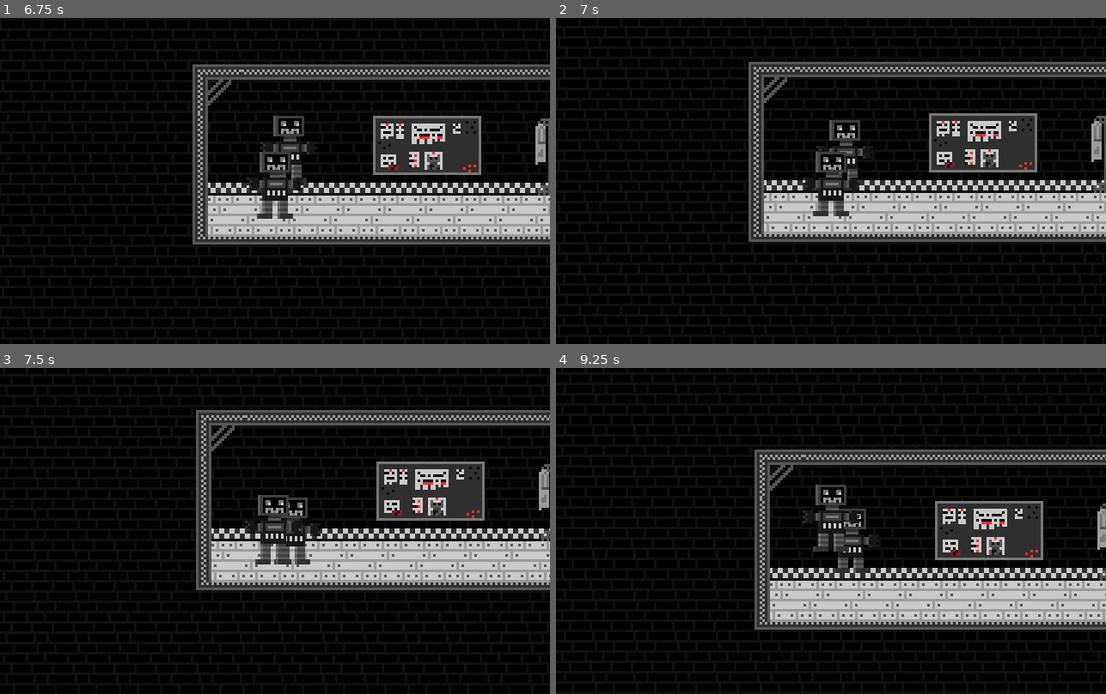
Above: before the commit, frames 1-4 (two rows, left to right).
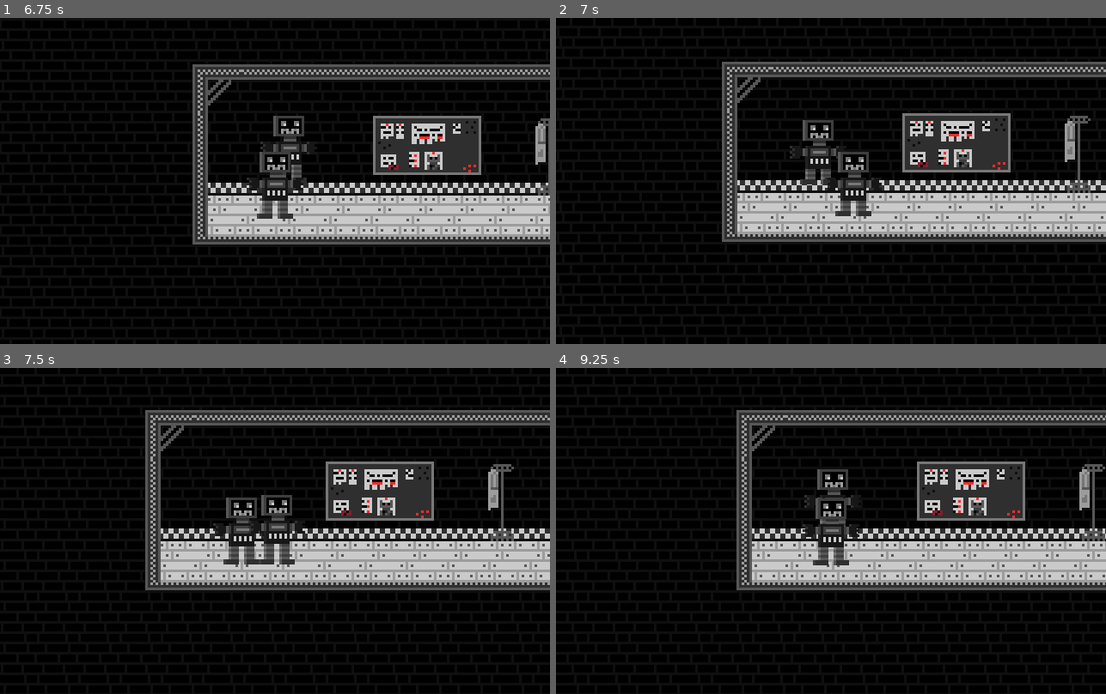
Above: after the commit, the same moments.

Repository: diabelnet/Time-Bounce
Game: Godot game, scene res://Scenes/level_1.tscn
Same seed, same stepped clock (60 frames per second), same inputs: the game is played once before the commit and once after it.
Inputs:
- Up to frame 1 (6.75 s): tap Q (Record_Clone_1) at 0.6, 1.55, 2.1, 2.85, 3.8, 4.35, 5.1, 6.05, 6.6 s; tap W (Jump) at 0.77, 1.52, 3.02, 3.77, 4.52, 6.02 s; tap E (Play_Clone_1) at 1.35, 3.6, 5.85 s
- Up to frame 2 (7 s): tap W (Jump) at 6.77 s
- Up to frame 3 (7.5 s): tap Q (Record_Clone_1) at 7.35 s
- Up to frame 4 (9.25 s): tap W (Jump) at 7.52, 9.02 s; tap E (Play_Clone_1) at 8.1 s; tap Q (Record_Clone_1) at 8.3, 8.85 s

Frame 1 is identical in both runs. In frame 2, 12% of the frame differs, in the area x 30-100%, y 13-69%; in frame 3, 13%; in frame 4, 32%, in the area x 32-100%, y 12-81%.

Commit message:
j

Diff:
--- a/Scenes/level_1.gd
+++ b/Scenes/level_1.gd
@@ -1,17 +1,15 @@
 extends Node2D
 
 var is_recording:=false #is now recording, active when beaing recorded
-var can_record:=true #checks if it can record, turning recording off after x seconds in this script
+var can_record:=false #checks if it can record, turning recording off after x seconds in this script
 var can_frame:=true #checks if you can save next frame, in this script after 0.1s
 var is_timer_started:=false #checks if timer for can_record is started so it can turn off after
 var did_return := true #check if player returned to thier first position after recording
-
 
 func _process(delta: float) -> void:
 	if can_record:
 		if is_recording == true: #checks if button is pressed for recording or is it recording now
 			did_return = false
-
 			is_recording = true
 
 			if !is_timer_started: #if timer isnt startet it startsit
@@ -23,12 +21,12 @@
 				can_frame = false
 				$RecordingFps.start()
 
-		elif Input.is_action_just_pressed("Record_Clone_1"):
+	elif Input.is_action_just_pressed("Record_Clone_" + str(GameManager.controlls)):
 			for c in get_children():
 				if(c.name == "Computer"):
 					c.save()
 			is_recording = true
-			print("recording")
+			can_record = true
 
 	elif did_return == false: #when recording ends it checks if player returned, if not then it retuns them
 				$replay.return_to_orginal_position()
@@ -47,7 +45,3 @@
 	for c in get_children():
 				if(c.name == "Computer"):
 					c.save()
-
-
-func _on_replay_player_input() -> void:
-	pass # tutaj podczas replaya jak zrobiles input to sie wywola
--- a/Scenes/level_1_test.tscn
+++ b/Scenes/level_1_test.tscn
@@ -59,6 +59,7 @@
 one_shot = true
 
 [node name="record_time" type="Timer" parent="." unique_id=319794677]
+process_callback = 0
 wait_time = 3.0
 one_shot = true
 
--- a/Scripts/computer.gd
+++ b/Scripts/computer.gd
@@ -44,12 +44,12 @@
 var old_open
 
 func save():
-	print("s")
+	print("save")
 	old_inter = interactable
 	old_open = target.open
 
 func load():
-	print("l")
+	print("load")
 	target.open = old_open
 	interactable = old_inter
 	if(self.is_playing()):
--- a/Scripts/replay.gd
+++ b/Scripts/replay.gd
@@ -44,6 +44,7 @@
 				player_input.emit()
 
 func return_to_orginal_position():
+	print("returned to origin")
 	recorded_obj.global_position = first_pos
 
 func reset():
